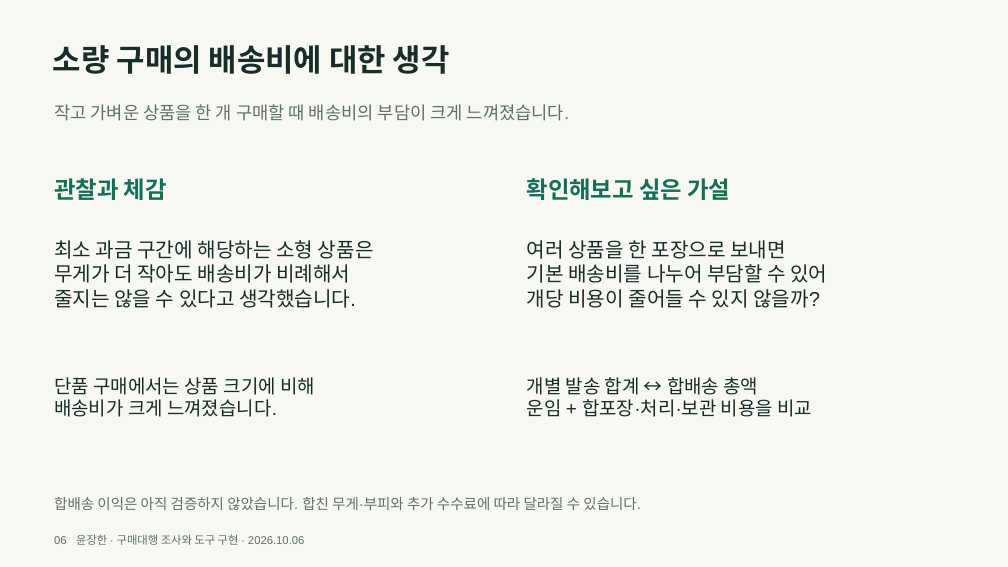
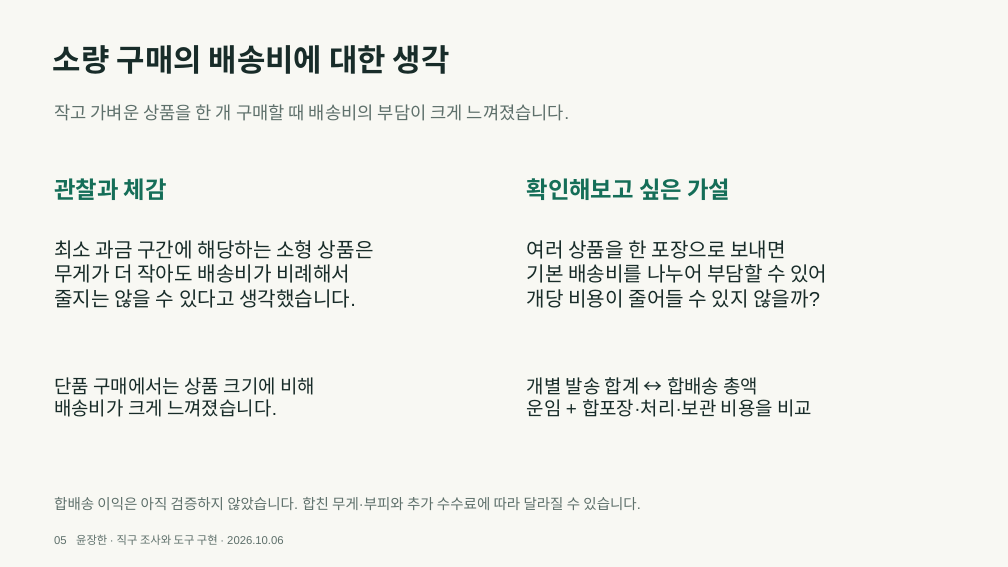
Before and after one commit to y00nZZang/crossborder-purchase-agent, a slide deck: slide 5 of portfolio/crossborder-portfolio.pptx (slide 6 before the commit). Drawn at 1008x567 pixels with LibreOffice and Linux fonts; fonts in the diff are those of the drawing. Boxes give left, top, right and bottom in pixels: in the first picture for what was removed or moved away, otherwise in the second. Text is boxed around its words. In the diff, an @@ line names an element or a change of style, - is before the commit and + after.

```diff
--- a/portfolio/crossborder-portfolio.pptx
+++ b/portfolio/crossborder-portfolio.pptx
@@ text at [54, 534, 283, 545]: text changed @@
-06 윤장한 · 구매대행 조사와 도구 구현 · 2026.10.06
+05 윤장한 · 직구 조사와 도구 구현 · 2026.10.06
```
Also in this commit, not shown: 12 other slides changed, 2 slides added, 2 slides removed, 9 other files.
